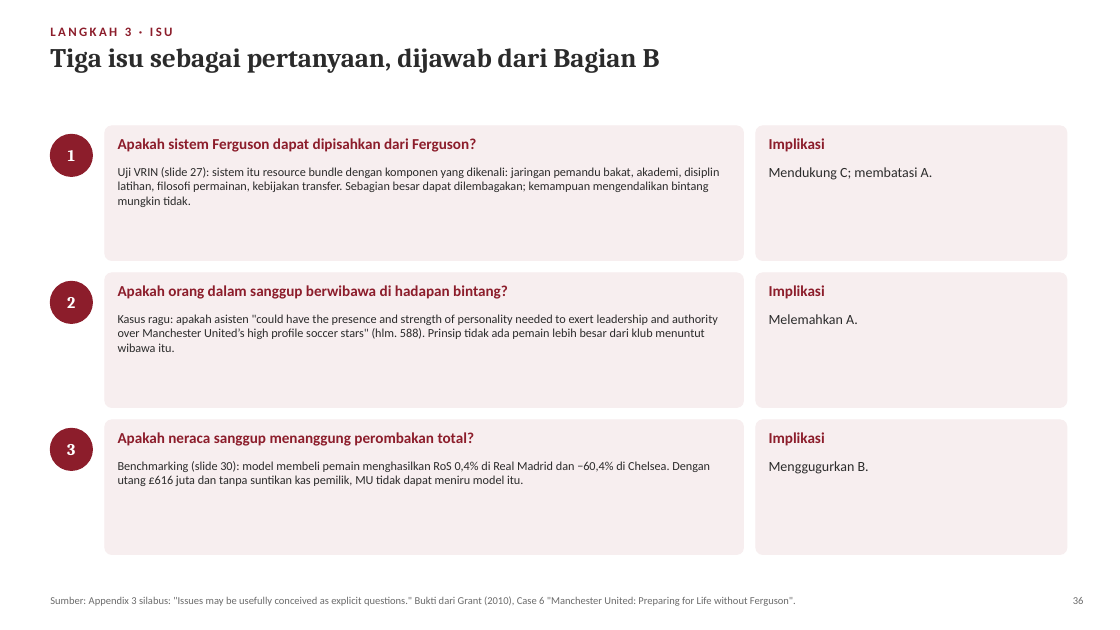
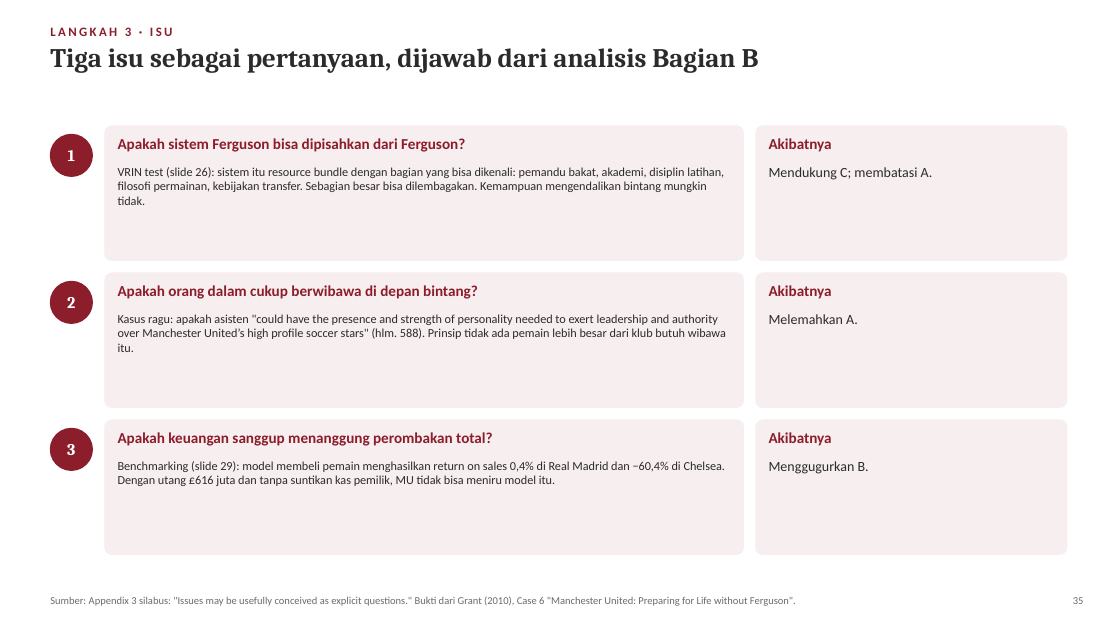
Before and after one commit to aslihabnuri/Dom-Manipulation, a slide deck: slide 35 of materi-strategic-management/presentasi/SMJKT_Group 4_Case Manchester United.pptx (slide 36 before the commit). Drawn at 1120x630 pixels with LibreOffice and Linux fonts; fonts in the diff are those of the drawing. Boxes give left, top, right and bottom in pixels: in the first picture for what was removed or moved away, otherwise in the second. Text is boxed around its words. In the diff, an @@ line names an element or a change of style, - is before the commit and + after.

```diff
--- a/materi-strategic-management/presentasi/SMJKT_Group 4_Case Manchester United.pptx
+++ b/materi-strategic-management/presentasi/SMJKT_Group 4_Case Manchester United.pptx
@@ text at [50, 48, 759, 73]: text changed @@
-Tiga isu sebagai pertanyaan, dijawab dari Bagian B
+Tiga isu sebagai pertanyaan, dijawab dari analisis Bagian B
@@ text at [118, 138, 465, 152]: text changed @@
-Apakah sistem Ferguson dapat dipisahkan dari Ferguson?
+Apakah sistem Ferguson bisa dipisahkan dari Ferguson?
@@ text at [769, 138, 832, 152]: text changed @@
-Implikasi
+Akibatnya
@@ text at [118, 167, 724, 205]: text changed @@
-Uji VRIN (slide 27): sistem itu resource bundle dengan komponen yang dikenali: jaringan pemandu bakat, akademi, disiplin latihan, filosofi permainan, kebijakan transfer. Sebagian besar dapat dilembagakan; kemampuan mengendalikan bintang mungkin tidak.
+VRIN test (slide 26): sistem itu resource bundle dengan bagian yang bisa dikenali: pemandu bakat, akademi, disiplin latihan, filosofi permainan, kebijakan transfer. Sebagian besar bisa dilembagakan. Kemampuan mengendalikan bintang mungkin tidak.
@@ text at [118, 285, 478, 299]: text changed @@
-Apakah orang dalam sanggup berwibawa di hadapan bintang?
+Apakah orang dalam cukup berwibawa di depan bintang?
@@ text at [769, 285, 832, 299]: text changed @@
-Implikasi
+Akibatnya
@@ text at [118, 314, 726, 352]: text changed @@
-Kasus ragu: apakah asisten "could have the presence and strength of personality needed to exert leadership and authority over Manchester United’s high profile soccer stars" (hlm. 588). Prinsip tidak ada pemain lebih besar dari klub menuntut wibawa itu.
+Kasus ragu: apakah asisten "could have the presence and strength of personality needed to exert leadership and authority over Manchester United’s high profile soccer stars" (hlm. 588). Prinsip tidak ada pemain lebih besar dari klub butuh wibawa itu.
@@ text at [118, 432, 493, 446]: text changed @@
-Apakah neraca sanggup menanggung perombakan total?
+Apakah keuangan sanggup menanggung perombakan total?
@@ text at [769, 432, 832, 446]: text changed @@
-Implikasi
+Akibatnya
@@ text at [118, 461, 725, 486]: text changed @@
-Benchmarking (slide 30): model membeli pemain menghasilkan RoS 0,4% di Real Madrid dan −60,4% di Chelsea. Dengan utang £616 juta dan tanpa suntikan kas pemilik, MU tidak dapat meniru model itu.
+Benchmarking (slide 29): model membeli pemain menghasilkan return on sales 0,4% di Real Madrid dan −60,4% di Chelsea. Dengan utang £616 juta dan tanpa suntikan kas pemilik, MU tidak bisa meniru model itu.
```
Also in this commit, not shown: 38 other slides changed, 1 slide added, 4 slides removed, 2 other files.
